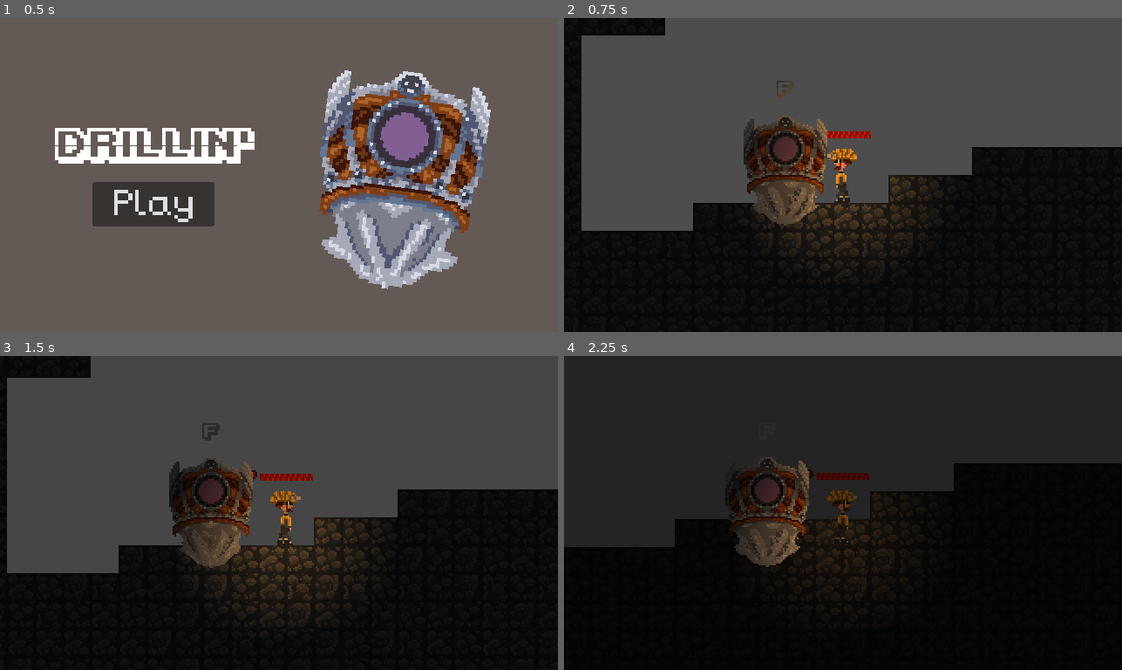
Above: before the commit, frames 1-4 (two rows, left to right).
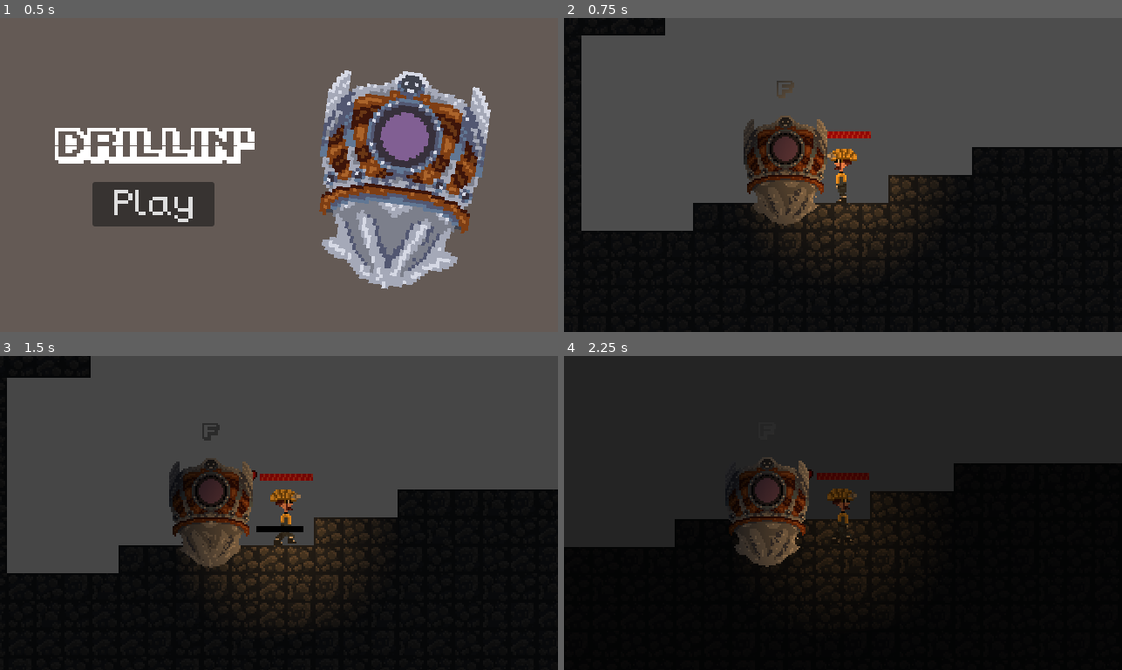
Above: after the commit, the same moments.

Repository: AmazinAxel/drillin
Game: Godot game, scene res://scenes/UI/PlayUI.tscn
Same seed, same stepped clock (60 frames per second), same inputs: the game is played once before the commit and once after it.
Inputs (mouse positions are in pixels of both pictures, inside the frame that each line leads up to):
- Up to frame 1 (0.5 s): no input
- Up to frame 2 (0.75 s): click "Play" at 0.5 s
- Up to frame 3 (1.5 s): move the mouse to (401, 497) at 1.27 s; hold D (right) from 1.28 s (still down); tap F (interact) at 1.35 s
- Up to frame 4 (2.25 s): keep holding D (right); tap W (up) at 1.52 s; move the mouse to (731, 528) at 2.02 s; tap F (interact) at 2.1 s

Frame 1 is identical in both runs. In frame 2, less than 0.1% of the frame differs, in the area x 48-52%, y 54-59%; in frame 3, 0.5%, in the area x 45-55%, y 42-61%; in frame 4, 0.2%.

Commit message:
added particles and polish

Diff:
--- a/scenes/Enemy1/Enemy1.tscn
+++ b/scenes/Enemy1/Enemy1.tscn
@@ -62,6 +62,7 @@
 [node name="CollisionShape2D" type="CollisionShape2D" parent="." unique_id=29585376]
 position = Vector2(2, -6.5)
 shape = SubResource("RectangleShape2D_aqqjk")
+one_way_collision = true
 
 [node name="AnimatedSprite2D" type="AnimatedSprite2D" parent="." unique_id=1504369345]
 position = Vector2(2, -5.5)
--- a/scenes/Enemy1/enemy.gd
+++ b/scenes/Enemy1/enemy.gd
@@ -7,10 +7,13 @@
 var damage = 10
 var can_damage = true
 
+@onready var enemyWalkingAnimation = $AnimatedSprite2D
+
 func _physics_process(delta):
 	if not is_on_floor():
 		velocity.y += gravity * delta
 
+	enemyWalkingAnimation.play("default")
 	var player = get_tree().get_first_node_in_group("player")
 	if player:
 		var direction = (player.global_position - global_position).normalized()
--- a/scenes/Player/Player.tscn
+++ b/scenes/Player/Player.tscn
@@ -103,3 +103,31 @@
 [node name="Heart" type="Sprite2D" parent="." unique_id=1888556675]
 position = Vector2(-18.814468, -24)
 texture = ExtResource("5_fxc31")
+
+[node name="damageParticles" type="CPUParticles2D" parent="." unique_id=1158062059]
+emitting = false
+amount = 10
+texture = ExtResource("4_socpp")
+one_shot = true
+explosiveness = 0.9
+emission_shape = 1
+emission_sphere_radius = 0.01
+spread = 180.0
+initial_velocity_min = 82.68
+initial_velocity_max = 144.13
+scale_amount_min = 0.8
+
+[node name="walkingParticles" type="CPUParticles2D" parent="." unique_id=640064207]
+position = Vector2(-0.9946991, 14)
+emitting = false
+amount = 2
+texture = ExtResource("3_xcisb")
+lifetime = 0.09999999999999999
+one_shot = true
+speed_scale = 0.6
+emission_shape = 1
+emission_sphere_radius = 0.01
+spread = 180.0
+initial_velocity_min = 82.68
+initial_velocity_max = 144.13
+scale_amount_min = 0.8
--- a/scenes/Player/playerMovement.gd
+++ b/scenes/Player/playerMovement.gd
@@ -6,6 +6,8 @@
 @onready var spotLight = $PointLight2D
 @onready var health_bar = $TextureProgressBar
 @onready var sprite = $AnimatedSprite2D
+@onready var damageParticles = $damageParticles
+@onready var walkingParticles = $walkingParticles
 
 func _physics_process(delta: float) -> void:
 	if not is_on_floor():
@@ -15,12 +17,14 @@
 	var direction := Input.get_axis("left", "right")
 	if direction:
 		velocity.x = lerp(direction * SPEED, direction * SPEED * 2, 10)
-		# Flip sprite based on direction
 		sprite.flip_h = direction > 0
+		sprite.play("default")
+		walkingParticles.emitting = true
 	else:
 		velocity.x = move_toward(velocity.x, 0, SPEED)
+		sprite.set_frame_and_progress(0, 0)
+		sprite.pause()
 
-	sprite.play("default")
 	move_and_slide()
 
 	var mousePos = get_global_mouse_position()
@@ -35,6 +39,7 @@
 	var actual_damage = amount * Globals.damageReduction
 	Globals.health -= actual_damage
 	Globals.health = max(Globals.health, 0)
+	damageParticles.emitting = true
 	if health_bar:
 		health_bar.value = Globals.health
 	modulate = Color.RED
